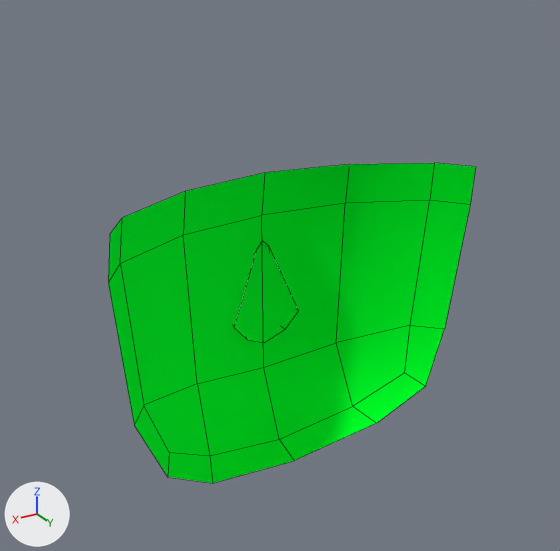
Before and after pictures for a commit that changed the FBX model Assets/Resources/mask/female4.fbx.
Both versions are drawn from a camera (50 mm lens) standing at (0.222, 0.249, 0.939) and looking at (0.017, -0.092, 0.769). Lighting does not change. The marker at lower left points along +X, +Y and +Z. Mesh edges are drawn as thin lines. Where no turn or scale is listed for an object, it has been applied to the vertices.

In view in the first picture: 'common_people_female4'.
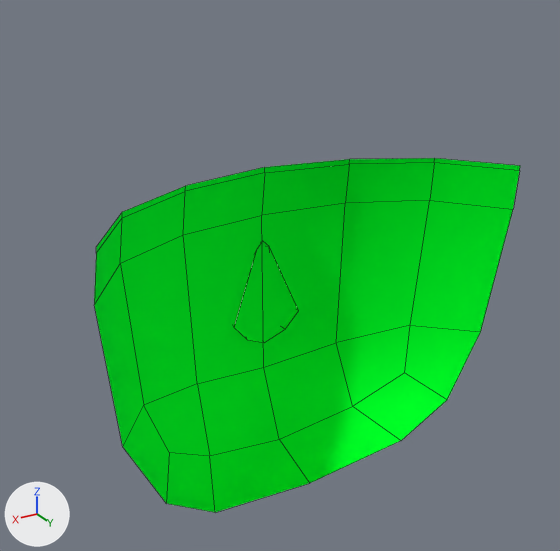
Where the change shows, as pixel boxes (x1, y1, x2, y2) in the pictures (560 x 551 px):
'common_people_female4', reshaped: before (108, 163, 476, 483); after (94, 158, 520, 512)

Edits to the bpy script that builds the scene:
```text
Change me_메쉬:
    used by ob_common_people_female4; location = (0.0, 0.0, 0.0)
    remove me_메쉬.from_pydata(...)  # 50 vertices, 36 faces; spans x -0.117..0.161, y -0.169..-0.016, z 0.63..0.918
    add me_메쉬.from_pydata(...)  # 54 vertices, 42 faces; spans x -0.131..0.131, y -0.169..-0.06, z 0.625..0.818
    me_메쉬 part 1
    4 vertices are removed from x -0.115..0.161, y -0.085..-0.037, z 0.815..0.834
    2 faces are deleted
    9 vertices move from x -0.117..0.117, y -0.103..-0.086, z 0.63..0.789 to x -0.131..0.131, y -0.084..-0.064, z 0.625..0.79
    9 vertices are added at x -0.129..0.129, y -0.138..-0.06, z 0.815..0.818
    8 new faces join them
```
